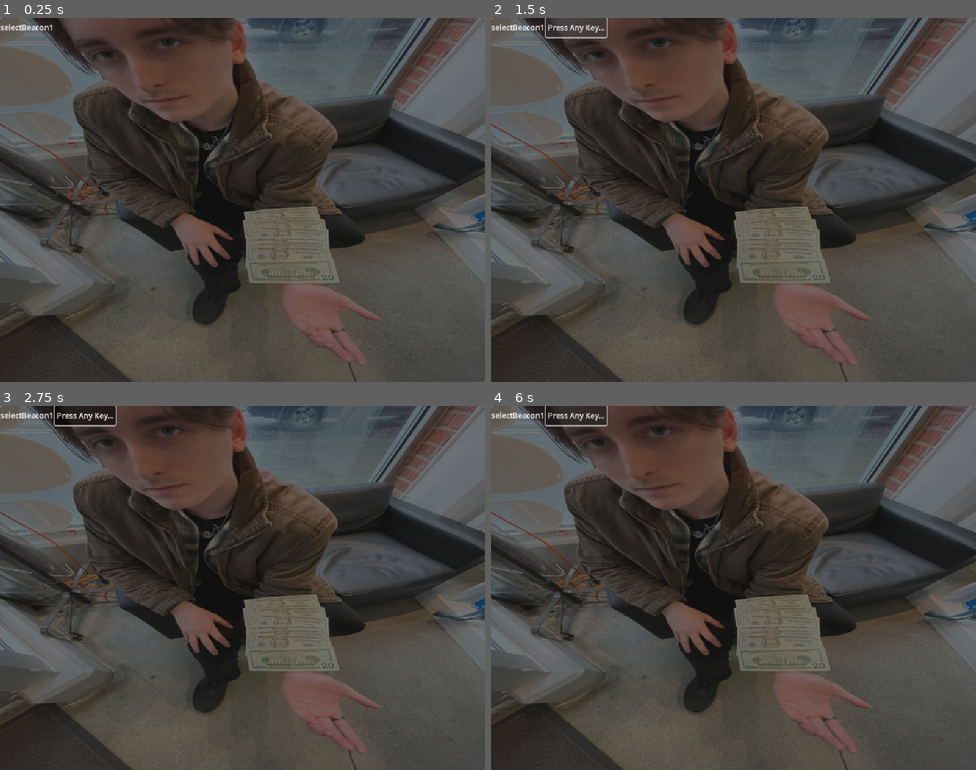
Above: before the commit, frames 1-4 (two rows, left to right).
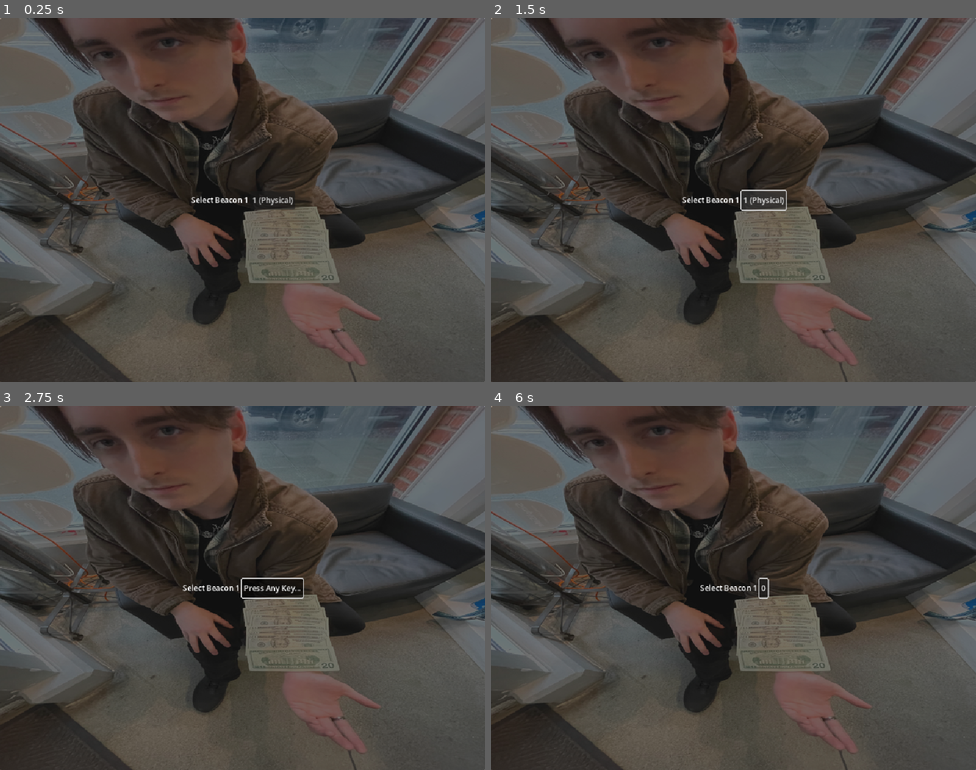
Above: after the commit, the same moments.

Repository: mccajd/Quintessential
Game: Godot game, scene res://Scenes/keybind_menu.tscn
Two runs of this game, one before a commit and one after it. Both use one fixed random seed, a clock stepped at 60 frames per second and the inputs below. This scene is started directly instead of the project's main scene.
Inputs (mouse positions are in pixels of both pictures, inside the frame that each line leads up to; where the layout moved, square brackets give the same spot in the first picture):
- Up to frame 1 (0.25 s): no input
- Up to frame 2 (1.5 s): click (762, 200) [549, 28] at 0.5 s; click "Press Any Key..." at 1.25 s
- Up to frame 3 (2.75 s): click "Press Any Key..." (after the commit: "1 (Physical)") at 2 s
- Up to frame 4 (6 s): click "Press Any Key..." at 2.75 s; click "Press Any Key..." (after the commit: "1 (Physical)") at 3.5 s; tap Enter at 4.25, 5.75 s; move the mouse to (840, 569) at 4.27 s; press the mouse at (840, 569) at 4.28 s; tap Space at 5 s; move the mouse to (636, 606) at 5.02 s; release the mouse at (636, 606) at 5.03 s; click (636, 606) at 5.1 s; move the mouse to (782, 507) at 5.77 s; press the mouse at (782, 507) at 5.78 s; tap 0 (selectBeacon0) at 5.85 s

The runs differ from the first frame. In frame 1, 0.4% of the frame differs, in the area x 0-61%, y 1-53%; in frame 2, 0.7%; in frame 3, 1.4%, in the area x 0-63%, y 0-53%; in frame 4, 0.9%.
Error before the commit: Out of bounds get index '0' (on base: 'Array[InputEvent]') (res://Scripts/input_mapper.gd:36)

Commit message:
Changed the layout of the menu and the corresponding buttons

Diff:
--- a/Scenes/input_mapper.tscn
+++ b/Scenes/input_mapper.tscn
@@ -12,9 +12,18 @@
 script = ExtResource("1_yssp6")
 
 [node name="HBoxContainer" type="HBoxContainer" parent="."]
-layout_mode = 0
-offset_right = 40.0
-offset_bottom = 40.0
+layout_mode = 1
+anchors_preset = 8
+anchor_left = 0.5
+anchor_top = 0.5
+anchor_right = 0.5
+anchor_bottom = 0.5
+offset_left = -20.0
+offset_top = -20.0
+offset_right = 20.0
+offset_bottom = 20.0
+grow_horizontal = 2
+grow_vertical = 2
 
 [node name="Label" type="Label" parent="HBoxContainer"]
 layout_mode = 2
--- a/Scenes/keybind_menu.tscn
+++ b/Scenes/keybind_menu.tscn
@@ -24,7 +24,8 @@
 
 [node name="VBoxContainer" type="VBoxContainer" parent="TextureRect/PanelContainer"]
 layout_mode = 2
+alignment = 1
 
 [node name="InputMapper" parent="TextureRect/PanelContainer/VBoxContainer" instance=ExtResource("2_piyya")]
 layout_mode = 2
-ActionName = "selectBeacon1"
+ActionName = "Select Beacon 1"
